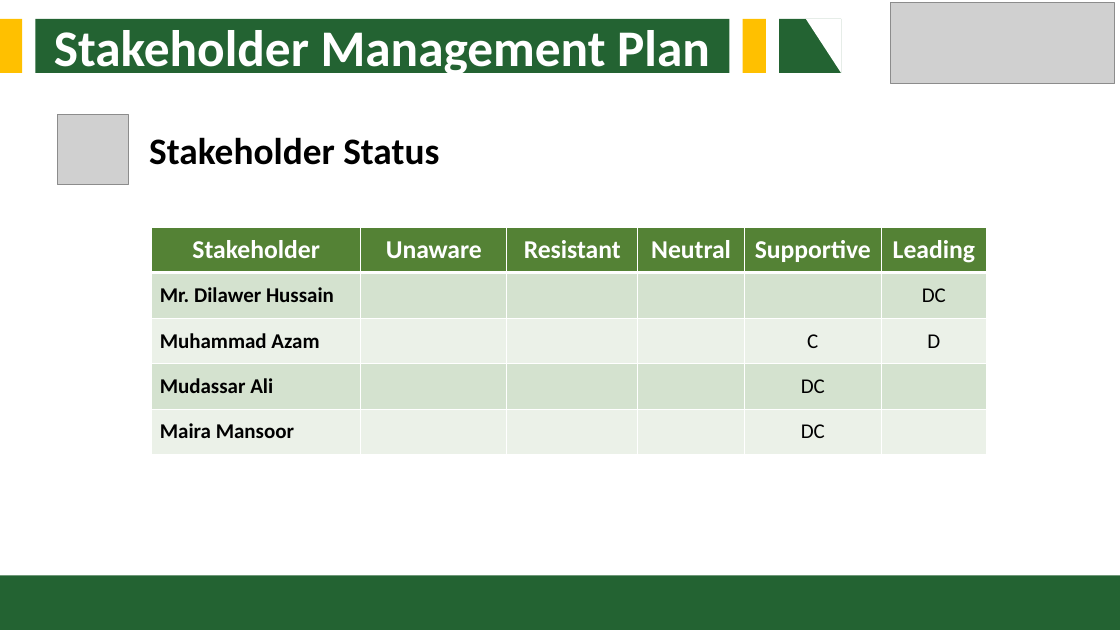
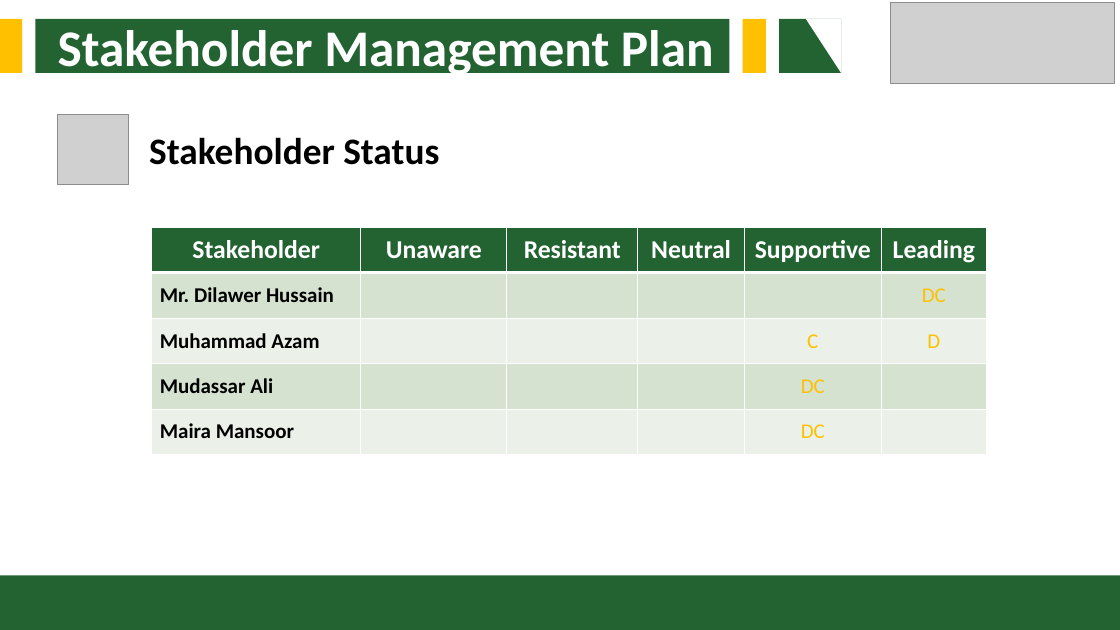
Before and after one commit to Mudassar045/learningvscode, a slide deck: slide 8 of final-project-presentation.pptx (slide 7 before the commit). Drawn at 1120x630 pixels with LibreOffice and Linux fonts; fonts in the diff are those of the drawing; grey boxes stand for pictures. Boxes give left, top, right and bottom in pixels: in the first picture for what was removed or moved away, otherwise in the second. Text is boxed around its words. In the diff, an @@ line names an element or a change of style, - is before the commit and + after.

Commit message:
updated slides

```diff
--- a/final-project-presentation.pptx
+++ b/final-project-presentation.pptx
@@ text "Stakeholder Management Plan": place and size @@
-text "Stakeholder Management Plan" at (54, 30, 710, 78)
+text "Stakeholder Management Plan" at (58, 30, 714, 78)
@@ table at (151, 227, 986, 455) @@
@@ fill #548235 to #236332 in row 1 @@
@@ text colour #000000 to #FFC000 in "DC", "C", "D", "DC" and 1 more places @@
```
Also in this commit, not shown: 1 other slide changed, 3 slides added, 1 slide removed.
